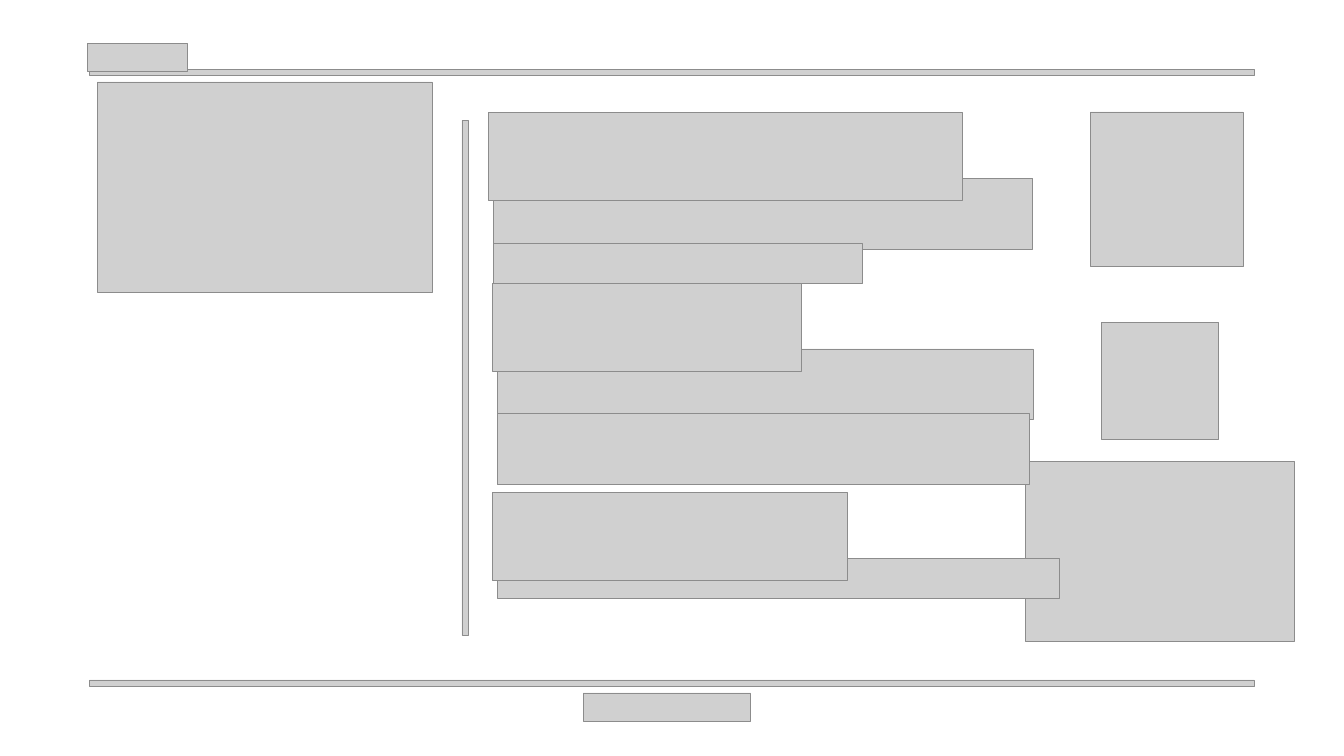
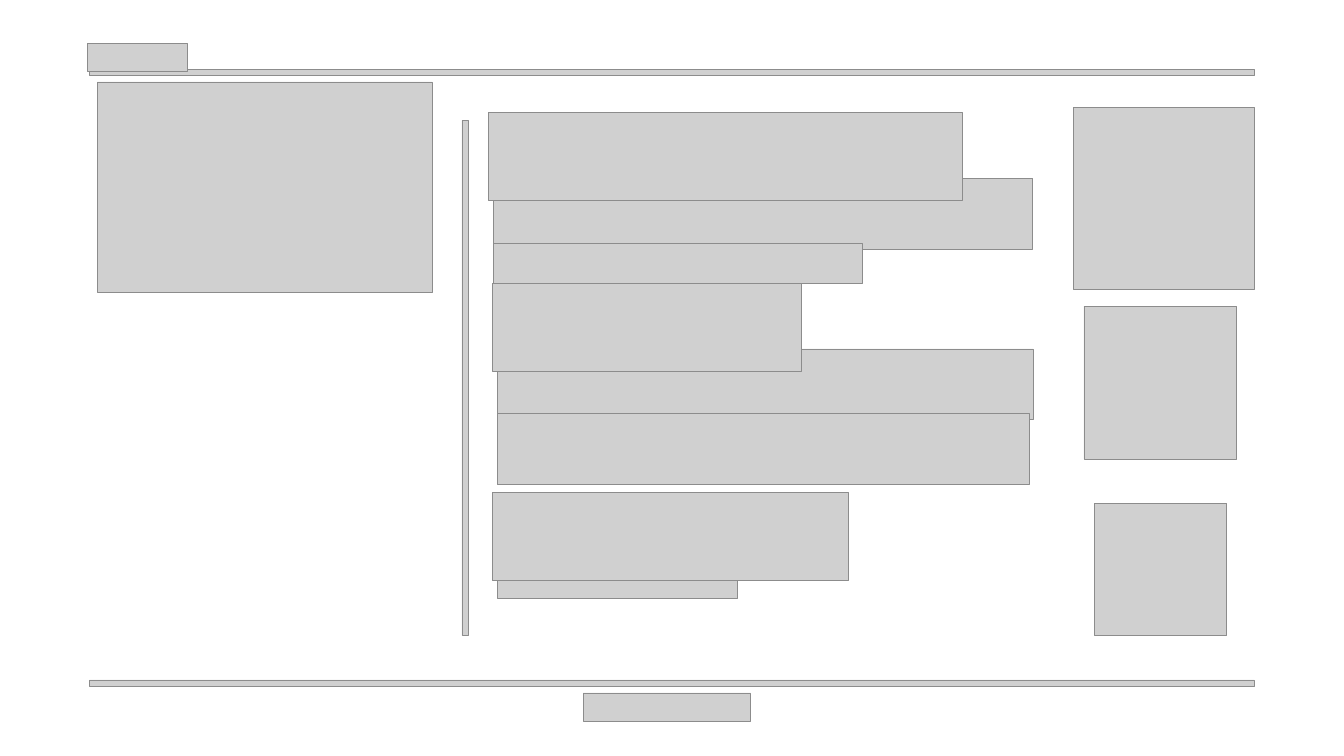
Before and after one commit to kpuce2022CD/OOSOO, a slide deck: slide 14 of Document/OOSOO_종합설계_제안서.pptx. Drawn at 1344x756 pixels with LibreOffice and Linux fonts; fonts in the diff are those of the drawing; grey boxes stand for pictures. Boxes give left, top, right and bottom in pixels: in the first picture for what was removed or moved away, otherwise in the second. Text is boxed around its words. In the diff, an @@ line names an element or a change of style, - is before the commit and + after.

```diff
--- a/Document/OOSOO_종합설계_제안서.pptx
+++ b/Document/OOSOO_종합설계_제안서.pptx
@@ picture: place and size @@
-picture at box(1091, 112, 1243, 266)
+picture at box(1074, 108, 1255, 290)
@@ picture: place and size @@
-picture at box(1101, 322, 1218, 439)
+picture at box(1084, 306, 1236, 459)
@@ picture removed at box(1025, 462, 1295, 641) @@
@@ picture added at box(1094, 503, 1226, 636) @@
@@ picture removed at box(498, 558, 1060, 598) @@
@@ picture added at box(498, 558, 738, 598) @@
```
Also in this commit, not shown: 5 other slides changed, 1 other file.
